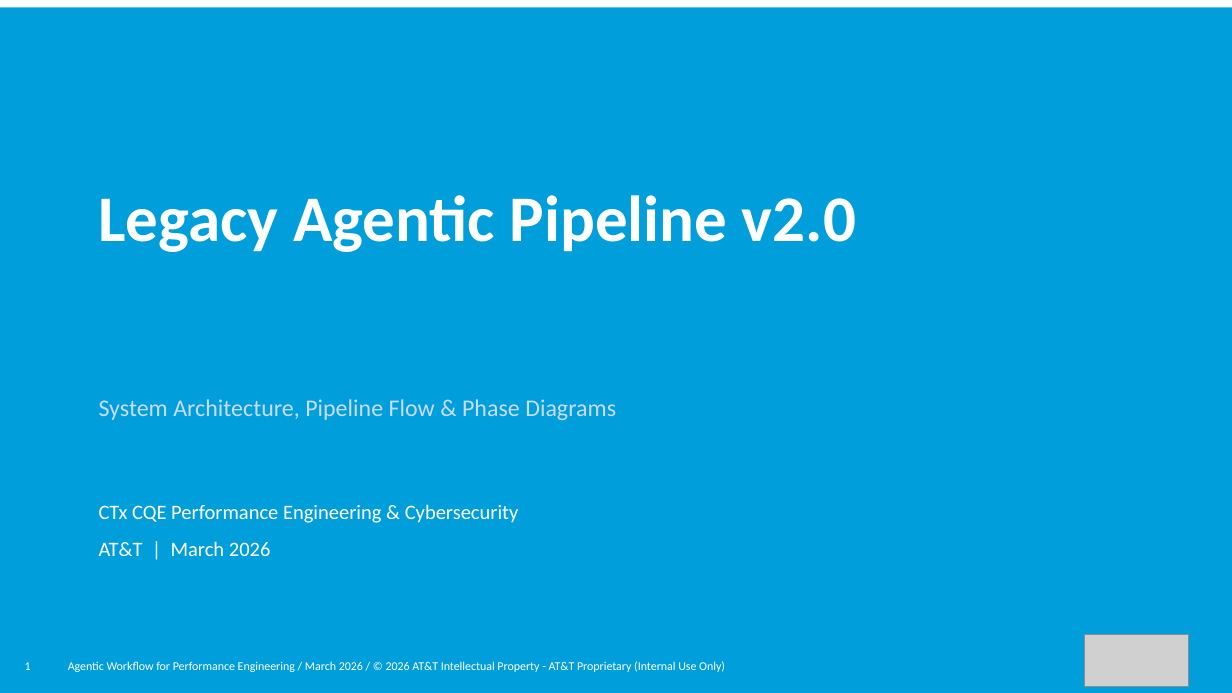
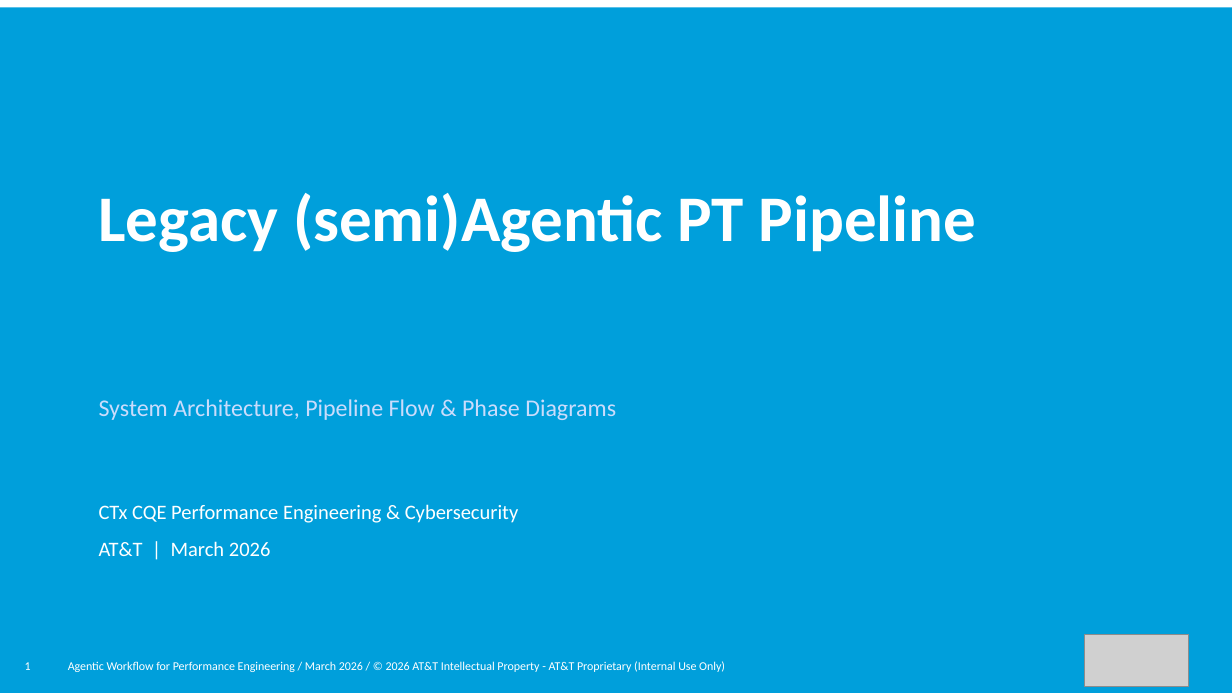
Before and after one commit to JasonCzech/perf-test-agent-v2, a slide deck: slide 1 of Documentation/perf_test_agent_deck_reskinned.pptx. Drawn at 1232x693 pixels with LibreOffice and Linux fonts; fonts in the diff are those of the drawing; grey boxes stand for pictures. Boxes give left, top, right and bottom in pixels: in the first picture for what was removed or moved away, otherwise in the second. Text is boxed around its words. In the diff, an @@ line names an element or a change of style, - is before the commit and + after.

```diff
--- a/Documentation/perf_test_agent_deck_reskinned.pptx
+++ b/Documentation/perf_test_agent_deck_reskinned.pptx
@@ text at box(99, 193, 977, 252): text changed @@
-Legacy Agentic Pipeline v2.0
+Legacy (semi)Agentic PT Pipeline
```
Also in this commit, not shown: 2 other slides changed, 1 slide added, 5 slides removed, 6 other files.
